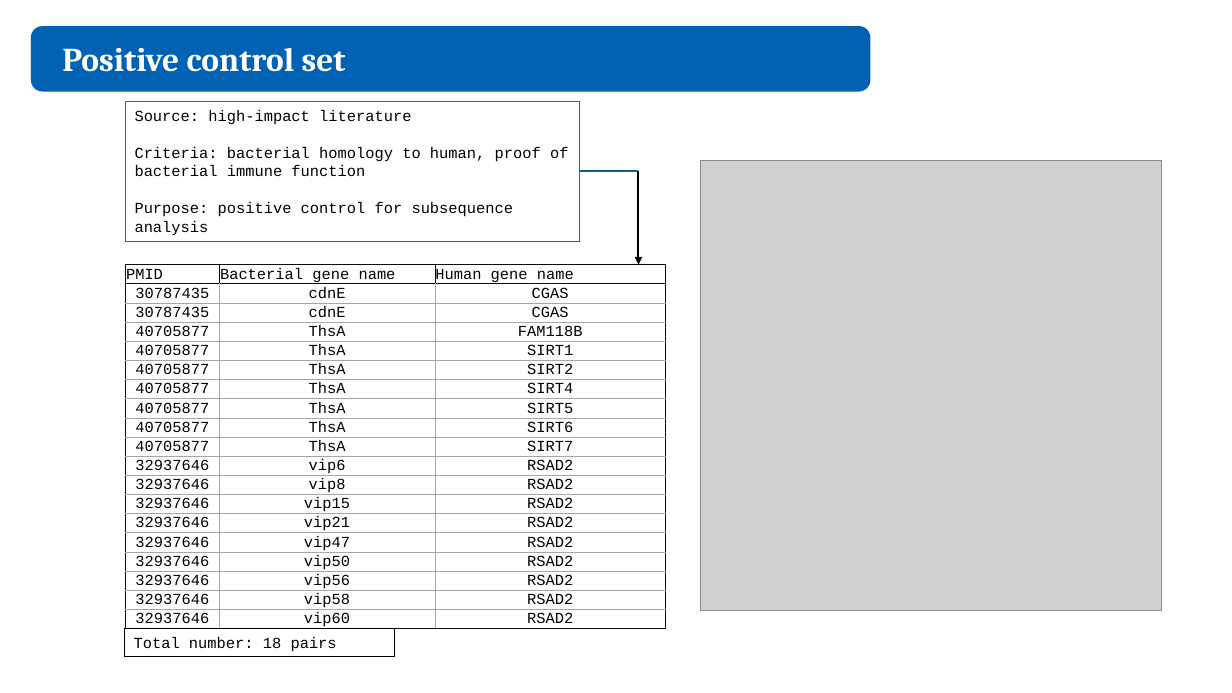
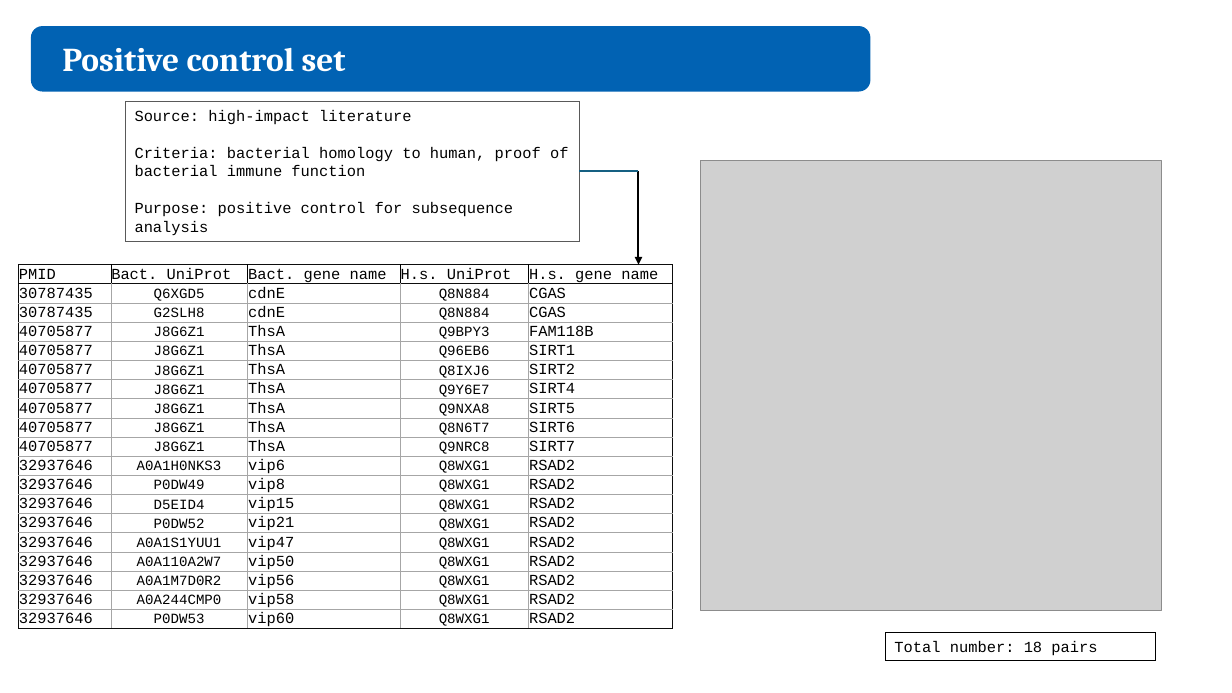
Before and after one commit to juliandeanmoran/BISSH, a slide deck: slide 12 of reports/2026-04-10_projectUpdate_2_jmoran.pptx. Drawn at 1232x693 pixels with LibreOffice and Linux fonts; fonts in the diff are those of the drawing; grey boxes stand for pictures. Boxes give left, top, right and bottom in pixels: in the first picture for what was removed or moved away, otherwise in the second. Text is boxed around its words. In the diff, an @@ line names an element or a change of style, - is before the commit and + after.

Commit message:
Added UniProt IDs to positive control set.

```diff
--- a/reports/2026-04-10_projectUpdate_2_jmoran.pptx
+++ b/reports/2026-04-10_projectUpdate_2_jmoran.pptx
@@ table at [18,264,673,631] @@
-column 2: Bacterial gene name | cdnE | cdnE | ThsA | ThsA | ThsA | ThsA | ThsA | ThsA | ThsA | vip6 | vip8 | vip15 | vip21 | vip47 | vip50 | vip56 | vip58 | vip60
-column 3: Human gene name | CGAS | CGAS | FAM118B | SIRT1 | SIRT2 | SIRT4 | SIRT5 | SIRT6 | SIRT7 | RSAD2 | RSAD2 | RSAD2 | RSAD2 | RSAD2 | RSAD2 | RSAD2 | RSAD2 | RSAD2
+column 2: Bact. UniProt | Q6XGD5 | G2SLH8 | J8G6Z1 | J8G6Z1 | J8G6Z1 | J8G6Z1 | J8G6Z1 | J8G6Z1 | J8G6Z1 | A0A1H0NKS3 | P0DW49 | D5EID4 | P0DW52 | A0A1S1YUU1 | A0A110A2W7 | A0A1M7D0R2 | A0A244CMP0 | P0DW53
+column 3: Bact. gene name | cdnE | cdnE | ThsA | ThsA | ThsA | ThsA | ThsA | ThsA | ThsA | vip6 | vip8 | vip15 | vip21 | vip47 | vip50 | vip56 | vip58 | vip60
+column 4: H.s. UniProt | Q8N884 | Q8N884 | Q9BPY3 | Q96EB6 | Q8IXJ6 | Q9Y6E7 | Q9NXA8 | Q8N6T7 | Q9NRC8 | Q8WXG1 | Q8WXG1 | Q8WXG1 | Q8WXG1 | Q8WXG1 | Q8WXG1 | Q8WXG1 | Q8WXG1 | Q8WXG1
+column 5: H.s. gene name | CGAS | CGAS | FAM118B | SIRT1 | SIRT2 | SIRT4 | SIRT5 | SIRT6 | SIRT7 | RSAD2 | RSAD2 | RSAD2 | RSAD2 | RSAD2 | RSAD2 | RSAD2 | RSAD2 | RSAD2
@@ table: place and size @@
-table at [126,264,666,631]
+table at [18,264,673,631]
@@ rectangle "Total number: 18 pairs": place and size @@
-rectangle "Total number: 18 pairs" at [125,628,395,656]
+rectangle "Total number: 18 pairs" at [885,632,1155,660]
```
Also in this commit, not shown: 3 other slides changed.
